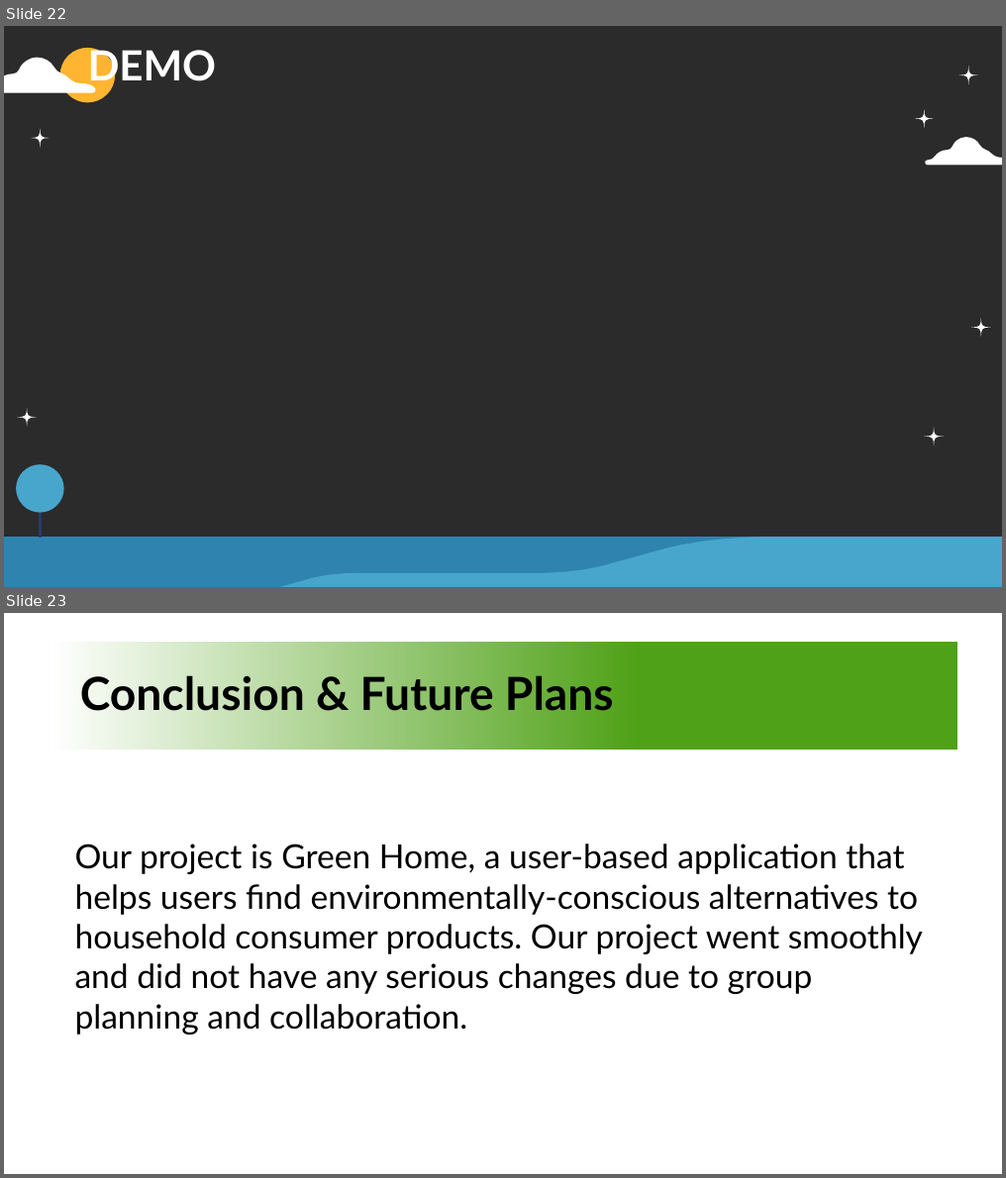
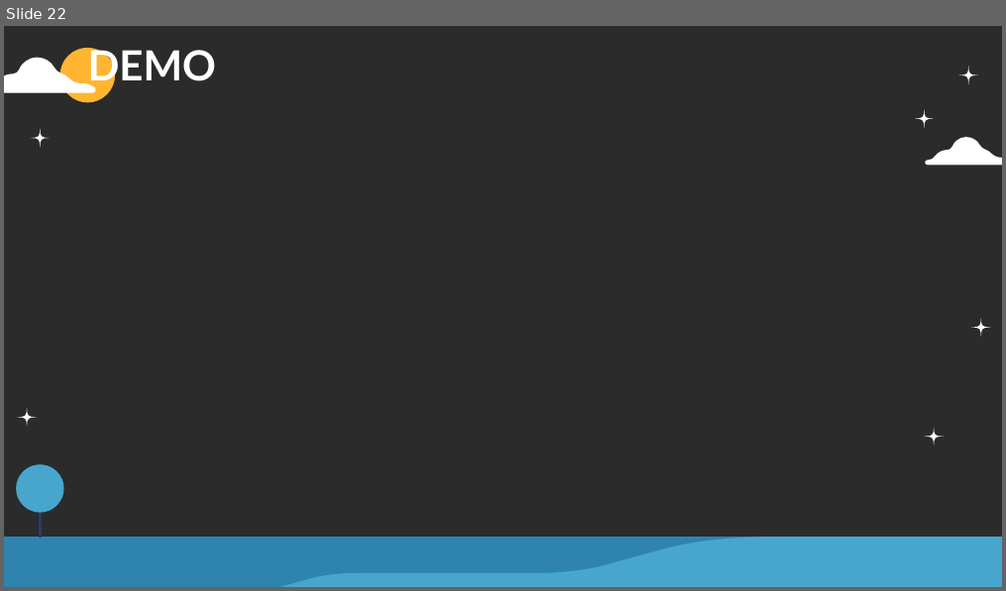
Before and after one commit to emmaxtung/3354-GreenHome, a slide deck: Presentation Slides.pptx. Shown one above the other, each under a label of ours: slides 22 and 23 before the commit, slide 22 after it. The pictures are 1006x1178 and 1006x591 pixels, drawn with LibreOffice and Linux fonts; fonts in the diff are those of the drawing; background and template pictures are left out; a plain dark background stands for a picture behind light text. Boxes give left, top, right and bottom in pixels: in the first picture for what was removed or moved away, otherwise in the second. Text is boxed around its words. In the diff, an @@ line names an element or a change of style, - is before the commit and + after.

```diff
--- a/Presentation Slides.pptx
+++ b/Presentation Slides.pptx
@@ slide 23 removed at [4,613,1002,1174], background #FFFFFF @@
@@ rectangle removed at [49,642,957,750] @@
@@ title removed at [80,670,614,719] @@
-Conclusion & Future Plans
@@ text removed at [75,844,923,1035] @@
-Our project is Green Home, a user-based application that helps users find environmentally-conscious alternatives to household consumer products. Our project went smoothly and did not have any serious changes due to group planning and collaboration.
```
Also in this commit, not shown: 3 slides changed, 1 other file.
